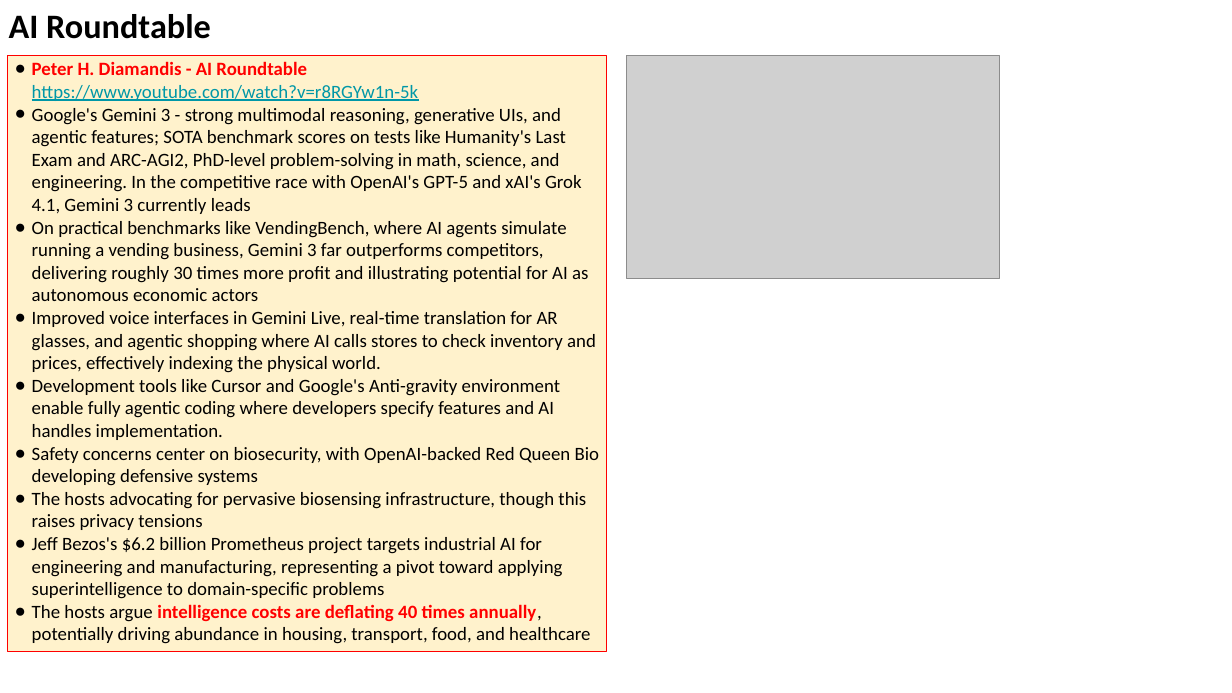
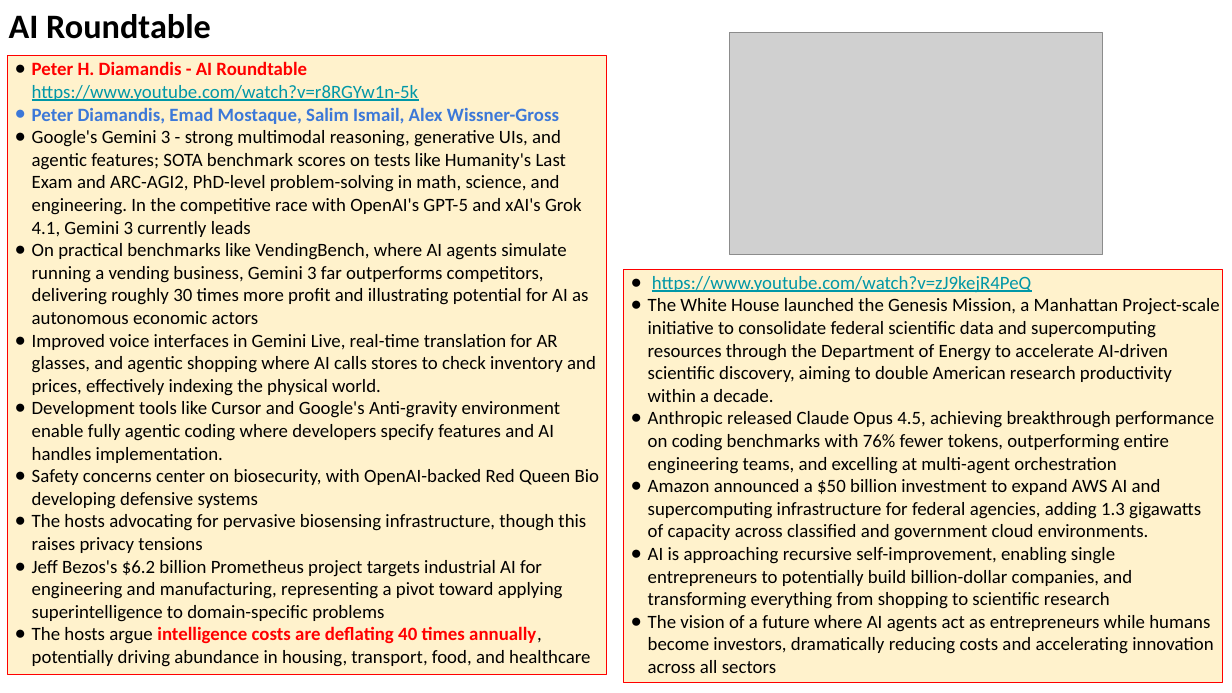
Before and after one commit to lselector/seminar, a slide deck: slide 20 of 2025/2025-11-28-AI-Updates.pptx (slide 17 before the commit). Drawn at 1232x693 pixels with LibreOffice and Linux fonts; fonts in the diff are those of the drawing; grey boxes stand for pictures. Boxes give left, top, right and bottom in pixels: in the first picture for what was removed or moved away, otherwise in the second. Text is boxed around its words. In the diff, an @@ line names an element or a change of style, - is before the commit and + after.

Commit message:
update

```diff
--- a/2025/2025-11-28-AI-Updates.pptx
+++ b/2025/2025-11-28-AI-Updates.pptx
@@ rectangle "Peter H. Diamandis - AI ...": place and size @@
-rectangle "Peter H. Diamandis - AI ..." at (7, 55, 606, 650)
+rectangle "Peter H. Diamandis - AI ..." at (7, 55, 606, 674)
@@ picture: place and size @@
-picture at (627, 55, 1000, 278)
+picture at (729, 32, 1103, 255)
@@ text in rectangle at (32, 108, 559, 124): paragraph added @@
+● Peter Diamandis, Emad Mostaque, Salim Ismail, Alex Wissner-Gross
@@ rectangle added at (623, 270, 1222, 683), fill #FFF2CC, outline #FF0000 0.75 pt, 11 pt, text #000000 @@
+● https://www.youtube.com/watch?v=zJ9kejR4PeQ
+● The White House launched the Genesis Mission, a Manhattan Project-scale initiative to consolidate federal scientific data and supercomputing resources through the Department of Energy to accelerate AI-driven scientific discovery, aiming to double American research productivity within a decade.
+● Anthropic released Claude Opus 4.5, achieving breakthrough performance on coding benchmarks with 76% fewer tokens, outperforming entire engineering teams, and excelling at multi-agent orchestration
+● Amazon announced a $50 billion investment to expand AWS AI and supercomputing infrastructure for federal agencies, adding 1.3 gigawatts of capacity across classified and government cloud environments.
+● AI is approaching recursive self-improvement, enabling single entrepreneurs to potentially build billion-dollar companies, and transforming everything from shopping to scientific research
+● The vision of a future where AI agents act as entrepreneurs while humans become investors, dramatically reducing costs and accelerating innovation across all sectors
```
Also in this commit, not shown: 4 other slides changed, 4 slides added.
